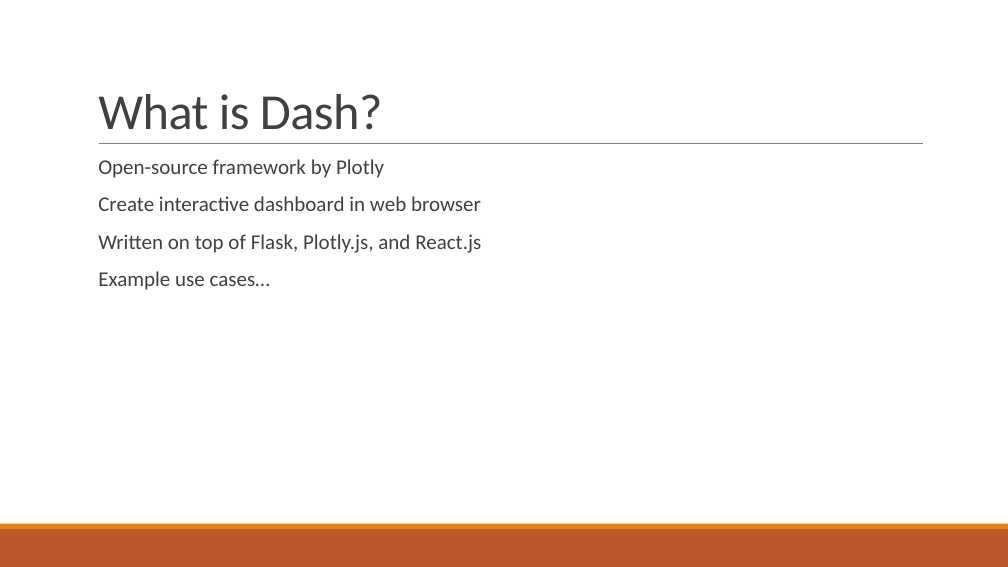
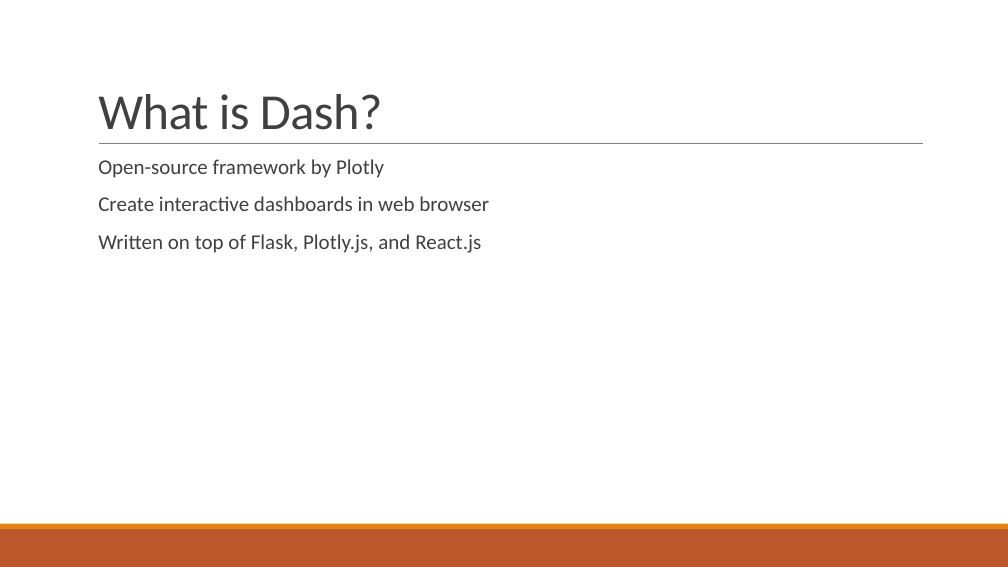
Before and after one commit to mariamarkovska/dash-workshop-20191204, a slide deck: slide 4 of dash_presentation.pptx. Drawn at 1008x567 pixels with LibreOffice and Linux fonts; fonts in the diff are those of the drawing. Boxes give left, top, right and bottom in pixels: in the first picture for what was removed or moved away, otherwise in the second. Text is boxed around its words. In the diff, an @@ line names an element or a change of style, - is before the commit and + after.

Commit message:
added dashboard example

```diff
--- a/dash_presentation.pptx
+++ b/dash_presentation.pptx
@@ text at box(98, 196, 489, 211): text changed @@
-  Create interactive dashboard in web browser
+  Create interactive dashboards in web browser
@@ text at box(98, 271, 270, 290): paragraph removed @@
-  Example use cases…
```
Also in this commit, not shown: 1 other slide changed, 1 slide added.
